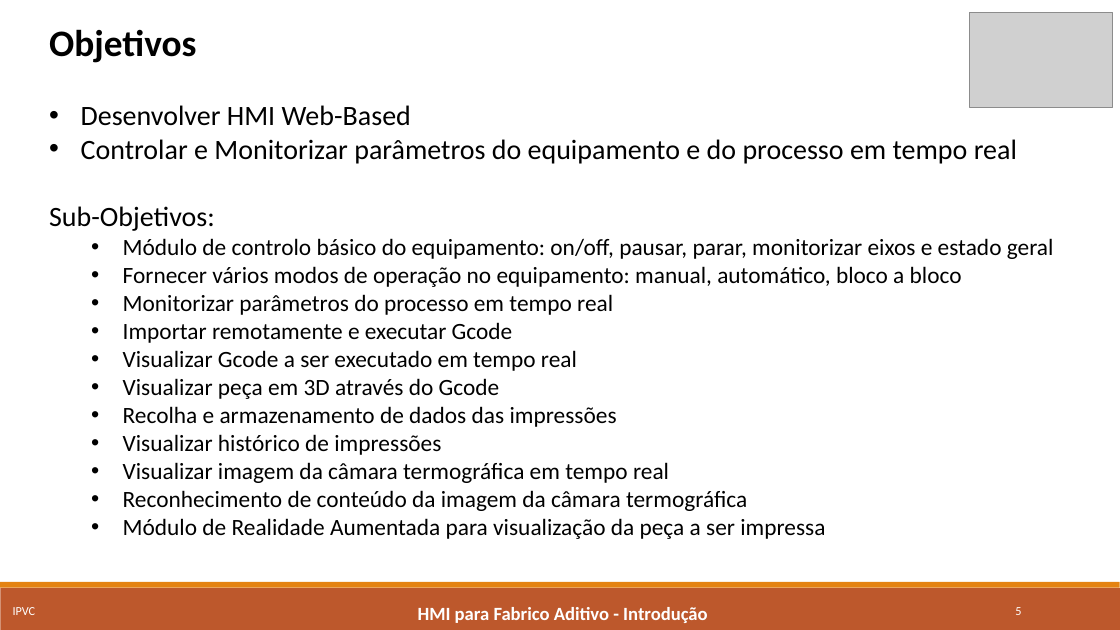
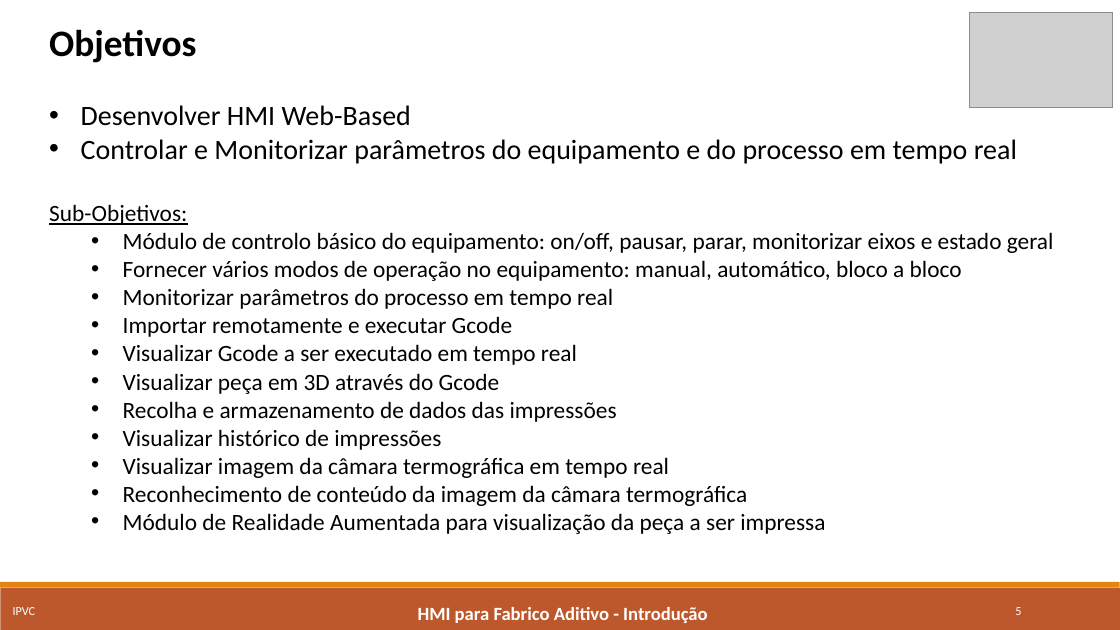
Before and after one commit to marcorlsrodrigues/projeto, a slide deck: slide 5 of Apresentacao_Final_MarcoRodrigues4652.pptx. Drawn at 1120x630 pixels with LibreOffice and Linux fonts; fonts in the diff are those of the drawing; grey boxes stand for pictures. Boxes give left, top, right and bottom in pixels: in the first picture for what was removed or moved away, otherwise in the second. Text is boxed around its words. In the diff, an @@ line names an element or a change of style, - is before the commit and + after.

```diff
--- a/Apresentacao_Final_MarcoRodrigues4652.pptx
+++ b/Apresentacao_Final_MarcoRodrigues4652.pptx
@@ text at (49,204,187,225): size 24 to 20 pt, underline on in "Sub-Objetivos:" @@
```
Also in this commit, not shown: 4 other slides changed, 2 slides removed.
